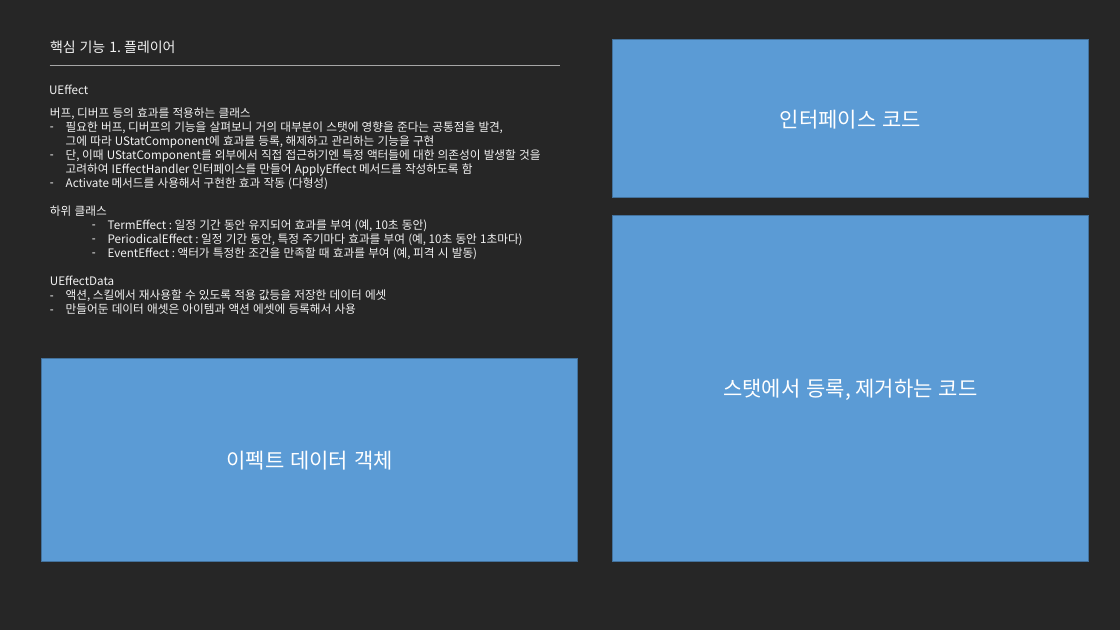
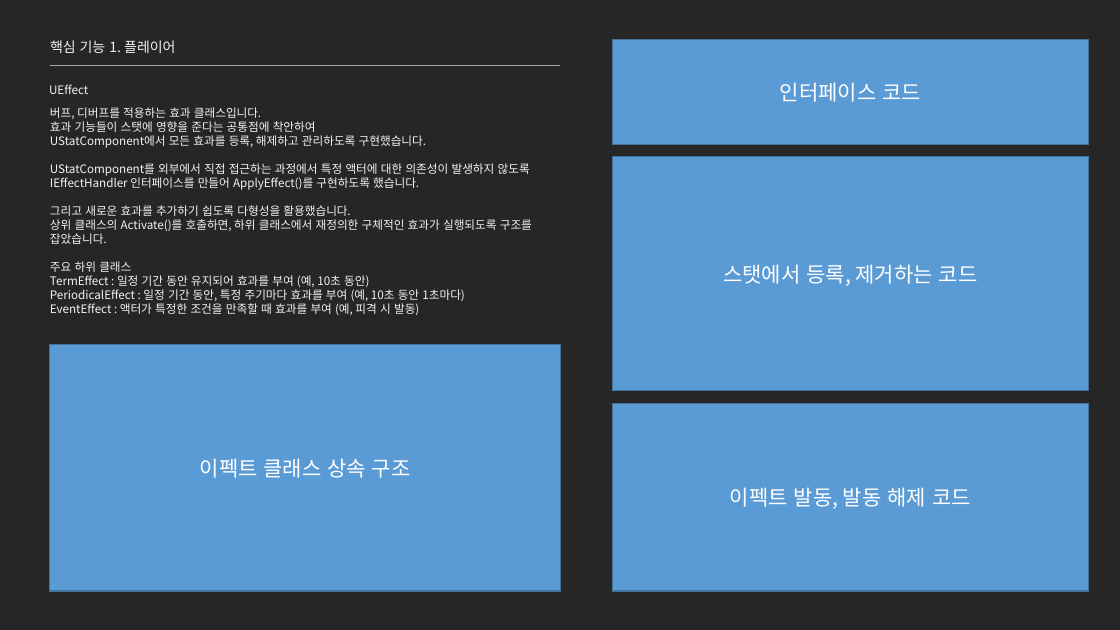
Before and after one commit to jhk0701/project-ARPGHunter, a slide deck: slide 9 of Docs/UnrealEngine_문서_김정환.pptx. Drawn at 1120x630 pixels with LibreOffice and Linux fonts; fonts in the diff are those of the drawing. Boxes give left, top, right and bottom in pixels: in the first picture for what was removed or moved away, otherwise in the second. Text is boxed around its words. In the diff, an @@ line names an element or a change of style, - is before the commit and + after.

Commit message:
Chore: 테스트 데이터 제거

```diff
--- a/Docs/UnrealEngine_문서_김정환.pptx
+++ b/Docs/UnrealEngine_문서_김정환.pptx
@@ rectangle "인터페이스 코드": place and size @@
-rectangle "인터페이스 코드" at <box>613,39,1088,197</box>
+rectangle "인터페이스 코드" at <box>613,39,1088,144</box>
@@ text at <box>50,107,532,272</box>: text changed @@
-버프, 디버프 등의 효과를 적용하는 클래스
-– 필요한 버프, 디버프의 기능을 살펴보니 거의 대부분이 스탯에 영향을 준다는 공통점을 발견,
-  그에 따라 UStatComponent에 효과를 등록, 해제하고 관리하는 기능을 구현
-– 단, 이때 UStatComponent를 외부에서 직접 접근하기엔 특정 액터들에 대한 의존성이 발생할 것을 고려하여 IEffectHandler 인터페이스를 만들어 ApplyEffect 메서드를 작성하도록 함
-– Activate 메서드를 사용해서 구현한 효과 작동 (다형성)
-하위 클래스
+버프, 디버프를 적용하는 효과 클래스입니다.
+효과 기능들이 스탯에 영향을 준다는 공통점에 착안하여
+UStatComponent에서 모든 효과를 등록, 해제하고 관리하도록 구현했습니다.
+UStatComponent를 외부에서 직접 접근하는 과정에서 특정 액터에 대한 의존성이 발생하지 않도록 IEffectHandler 인터페이스를 만들어 ApplyEffect()를 구현하도록 했습니다.
+그리고 새로운 효과를 추가하기 쉽도록 다형성을 활용했습니다.
+상위 클래스의 Activate()를 호출하면, 하위 클래스에서 재정의한 구체적인 효과가 실행되도록 구조를 잡았습니다.
+주요 하위 클래스
@@ rectangle "스탯에서 등록, 제거하는 코드": place and size @@
-rectangle "스탯에서 등록, 제거하는 코드" at <box>613,215,1088,561</box>
+rectangle "스탯에서 등록, 제거하는 코드" at <box>613,157,1088,391</box>
@@ text at <box>50,275,386,314</box>: paragraphs removed @@
-UEffectData
-– 액션, 스킬에서 재사용할 수 있도록 적용 값등을 저장한 데이터 에셋
-– 만들어둔 데이터 애셋은 아이템과 액션 에셋에 등록해서 사용
@@ text at <box>50,275,464,315</box>: bullet - to none; list level 2 to 1 in "TermEffect : 일정 기간 동안 ..."; list level 2 to 1 in "PeriodicalEffect : 일정 기간 동안, ..."; list level 2 to 1 in "EventEffect : 액터가 특정한 조건을 ..." @@
@@ rectangle "이펙트 클래스 상속 구조": place and size @@
-rectangle "이펙트 클래스 상속 구조" at <box>42,359,578,561</box>
+rectangle "이펙트 클래스 상속 구조" at <box>50,345,561,592</box>
@@ rectangle added at <box>613,403,1088,592</box>, fill #5B9BD5, outline #43739E 1 pt, 18 pt, text #FFFFFF @@
+이펙트 발동, 발동 해제 코드
@@ text in rectangle at <box>200,458,411,478</box>: text changed @@
-이펙트 데이터 객체
+이펙트 클래스 상속 구조
```
Also in this commit, not shown: 4 other slides changed, 1 other file.
